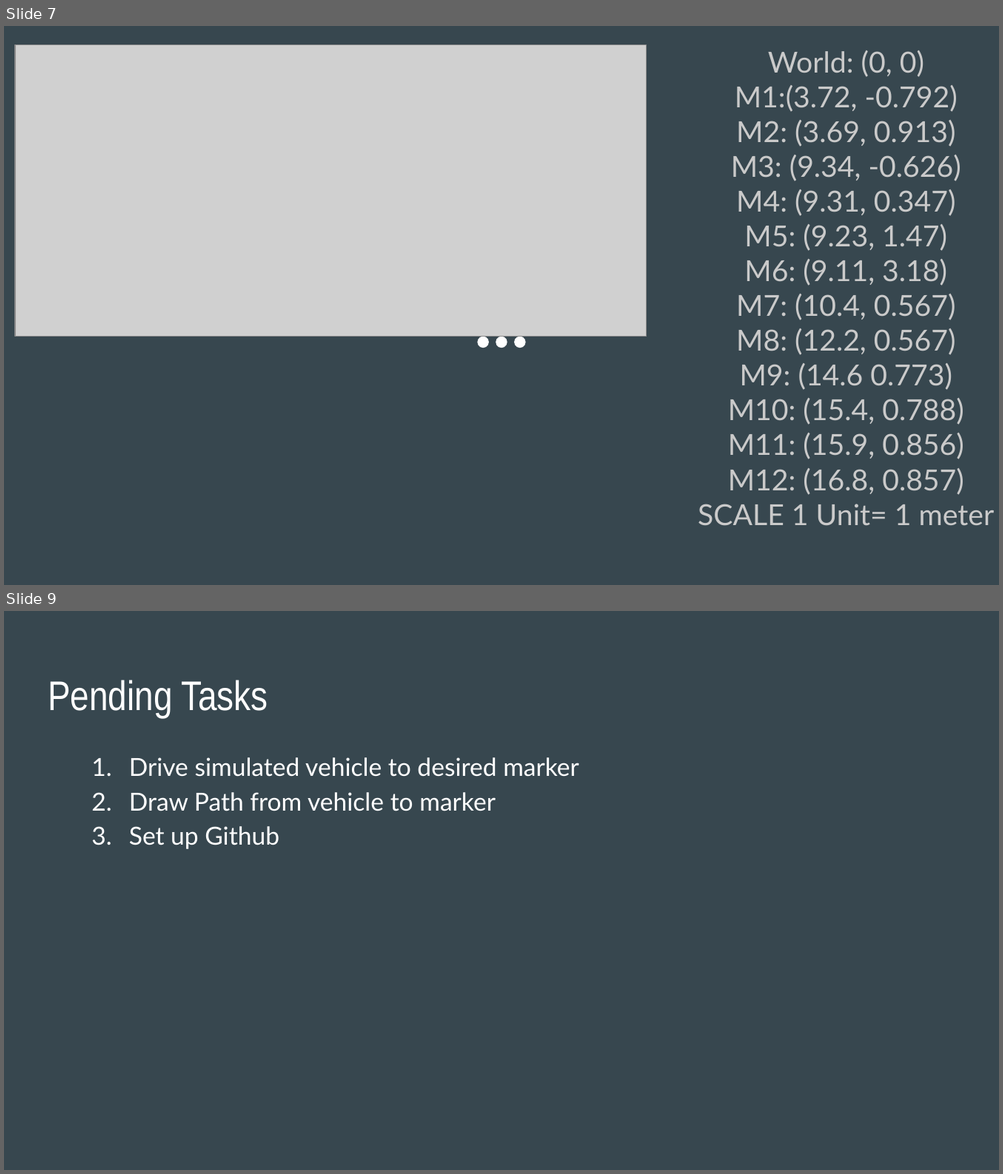
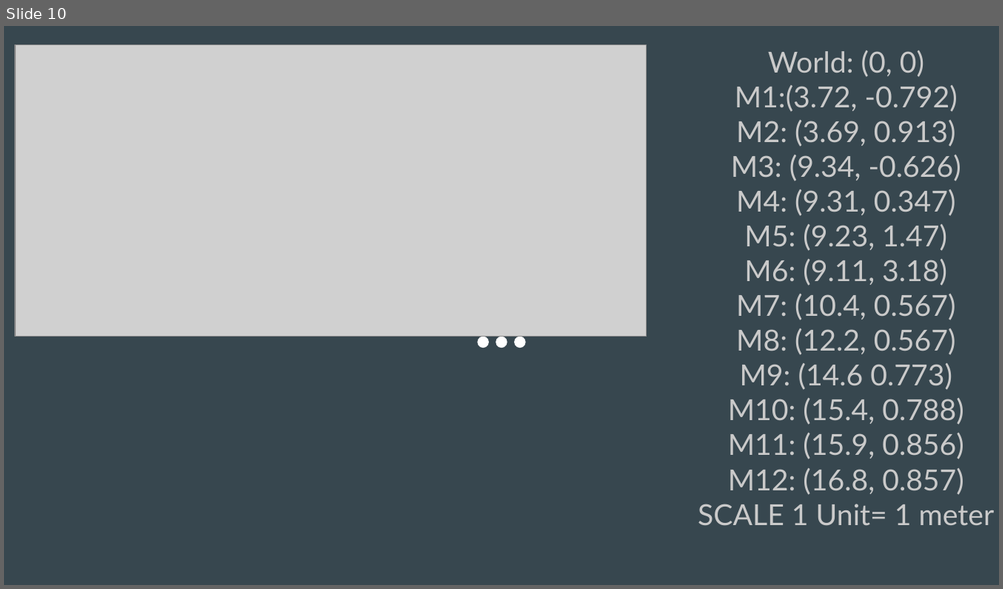
Before and after one commit to KritiHedau/Master_Project, a slide deck: Presentation/CMPE295B Update.pptx. Shown one above the other, each under a label of ours: slides 7 and 9 before the commit, slide 10 after it; the slides between them are not shown. The pictures are 1003x1174 and 1003x589 pixels, drawn with LibreOffice and Linux fonts; fonts in the diff are those of the drawing; grey boxes stand for pictures. Boxes give left, top, right and bottom in pixels: in the first picture for what was removed or moved away, otherwise in the second. Text is boxed around its words. In the diff, an @@ line names an element or a change of style, - is before the commit and + after.

```diff
--- a/Presentation/CMPE295B Update.pptx
+++ b/Presentation/CMPE295B Update.pptx
@@ slide 9 removed at (4,611,999,1170), background #37474F @@
@@ title removed at (48,680,268,718) @@
-Pending Tasks
@@ text removed at (129,758,579,849) @@
-1. Drive simulated vehicle to desired marker
-2. Draw Path from vehicle to marker
-3. Set up Github
@@ what was slide 7 is now slide 10 @@
```
Also in this commit, not shown: 4 slides changed, 4 slides added, 1 other slide removed.
